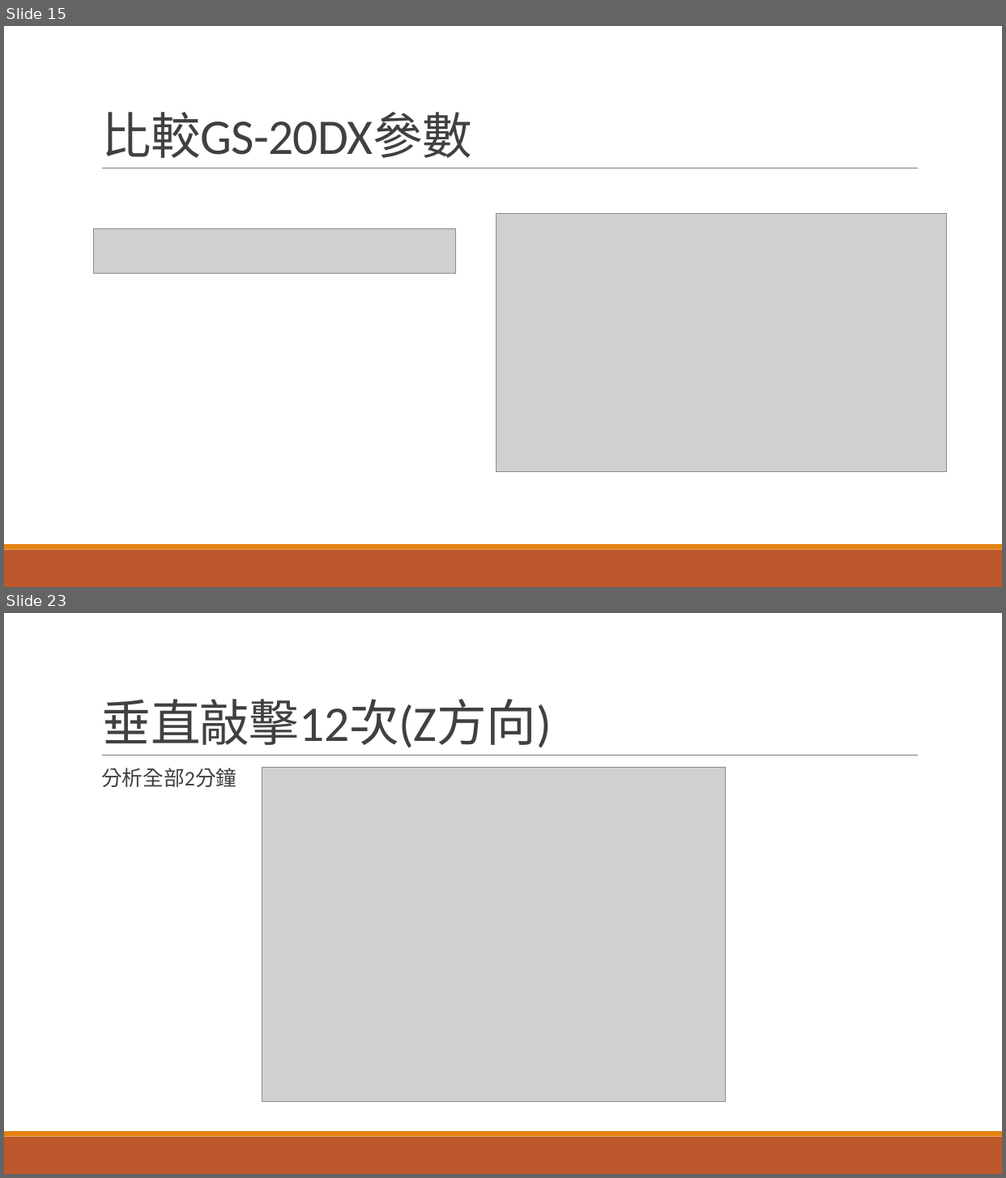
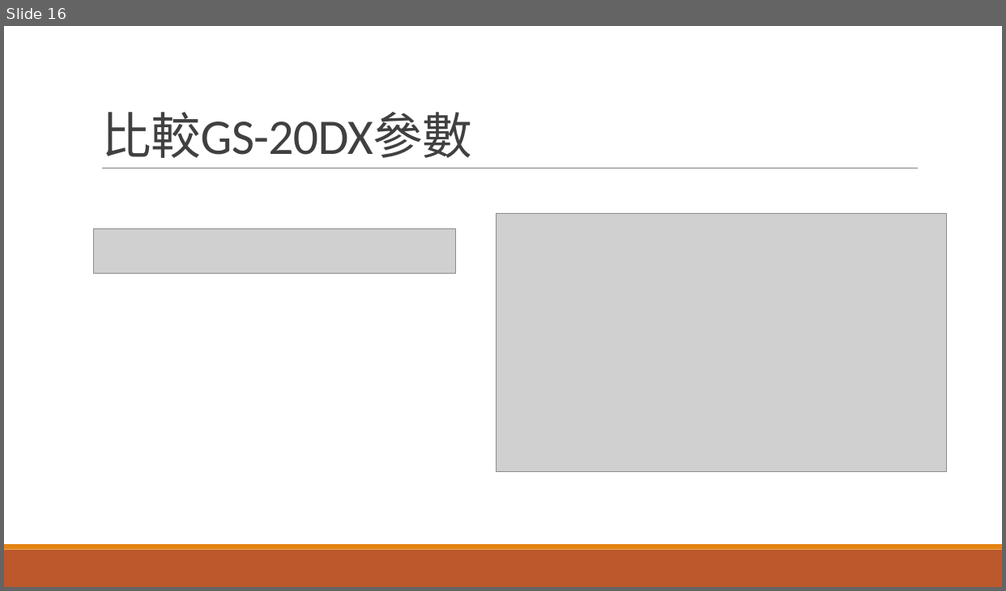
Before and after one commit to r889165/BackUpThesis, a slide deck: Geophone_Calibration/地聲儀求參數.pptx. Shown one above the other, each under a label of ours: slides 15 and 23 before the commit, slide 16 after it; the slides between them are not shown. The pictures are 1006x1178 and 1006x591 pixels, drawn with LibreOffice and Linux fonts; fonts in the diff are those of the drawing; grey boxes stand for pictures. Boxes give left, top, right and bottom in pixels: in the first picture for what was removed or moved away, otherwise in the second. Text is boxed around its words. In the diff, an @@ line names an element or a change of style, - is before the commit and + after.

```diff
--- a/Geophone_Calibration/地聲儀求參數.pptx
+++ b/Geophone_Calibration/地聲儀求參數.pptx
@@ slide 23 removed at [4, 613, 1002, 1174], background #FFFFFF; not listed: 3 template elements that a slide beside it also shows @@
@@ title removed at [101, 699, 552, 748] @@
-垂直敲擊12次(Z方向)
@@ text removed at [101, 768, 236, 787] @@
-  分析全部2分鐘
@@ picture removed at [262, 767, 726, 1102] @@
@@ what was slide 15 is now slide 16 @@
```
Also in this commit, not shown: 1 slide changed, 1 slide added, 14 other slides removed, 49 other files.
